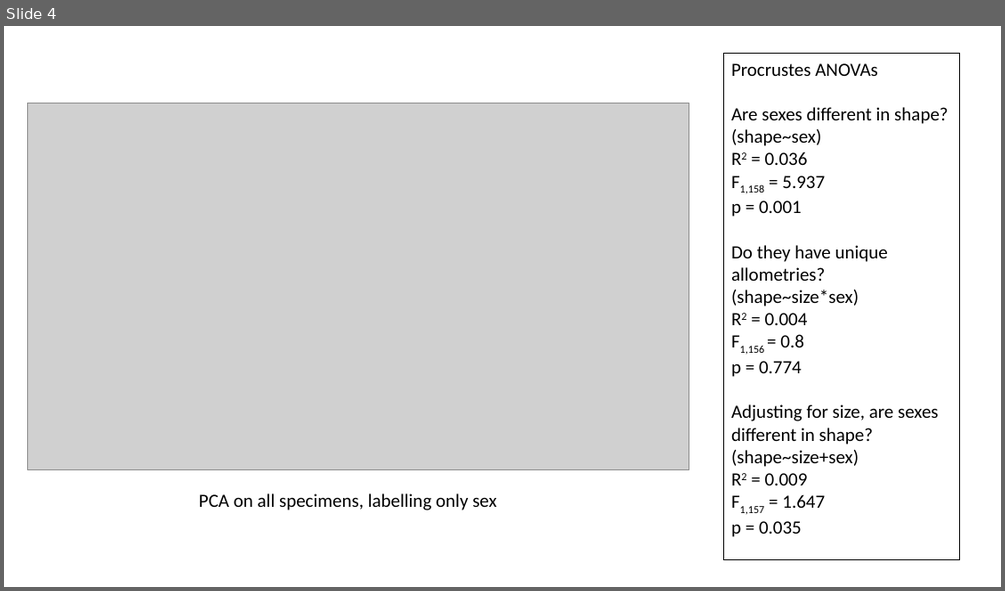
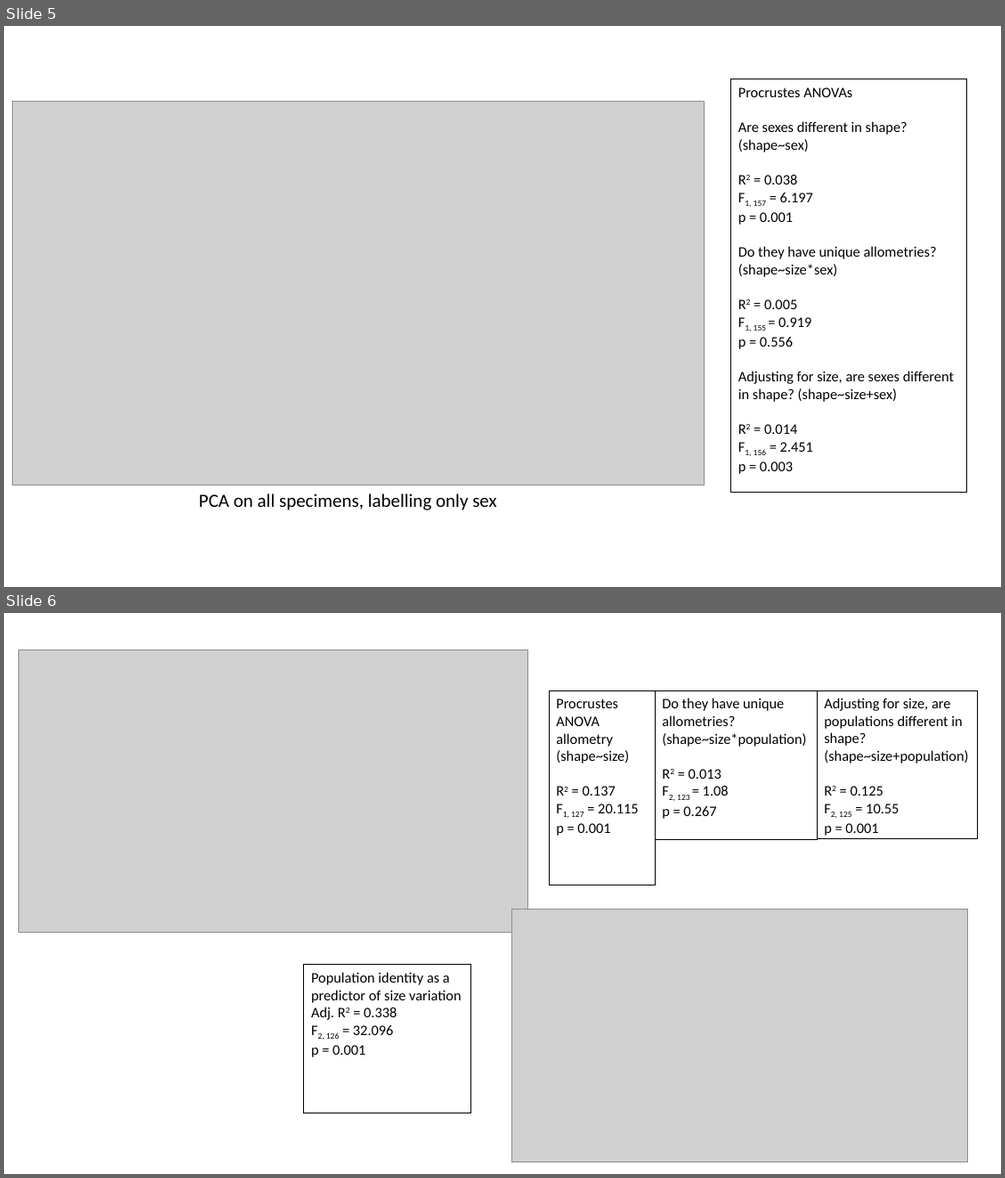
Before and after one commit to pietroviama/Viacavaetal_Antechinus, a slide deck: Figures/Antechinus_explofigures.pptx. Shown one above the other, each under a label of ours: slide 4 before the commit, slides 5 and 6 after it. The pictures are 1005x591 and 1005x1178 pixels, drawn with LibreOffice and Linux fonts; fonts in the diff are those of the drawing; grey boxes stand for pictures. Boxes give left, top, right and bottom in pixels: in the first picture for what was removed or moved away, otherwise in the second. Text is boxed around its words. In the diff, an @@ line names an element or a change of style, - is before the commit and + after.

```diff
--- a/Figures/Antechinus_explofigures.pptx
+++ b/Figures/Antechinus_explofigures.pptx
@@ slide 6 added at (4,613,1001,1174), background #FFFFFF @@
@@ picture added at (18,649,528,932) @@
@@ rectangle added at (550,690,655,884), outline #000000 0.75 pt, 14 pt, text #000000 @@
+Procrustes ANOVA allometry (shape~size)
+R2 = 0.137
+F1, 127 = 20.115
+p = 0.001
@@ rectangle added at (655,690,817,840), outline #000000 0.75 pt, 14 pt, text #000000 @@
+Do they have unique allometries? (shape~size*population)
+R2 = 0.013
+F2, 123 = 1.08
+p = 0.267
@@ rectangle added at (817,690,978,840), outline #000000 0.75 pt, 14 pt, text #000000 @@
+Adjusting for size, are populations different in shape? (shape~size+population)
+R2 = 0.125
+F2, 125 = 10.55
+p = 0.001
@@ picture added at (512,909,967,1161) @@
@@ rectangle added at (304,965,471,1113), outline #000000 0.75 pt, 14 pt, text #000000 @@
+Population identity as a predictor of size variation
+Adj. R2 = 0.338
+F2, 126 = 32.096
+p = 0.001
@@ what was slide 4 is now slide 5 @@
@@ slide 5 changed as well @@
@@ picture: place and size @@
-picture at (28,103,689,469)
+picture at (12,102,704,484)
@@ rectangle "Procrustes ANOVAs": place and size @@
-rectangle "Procrustes ANOVAs" at (724,54,961,560)
+rectangle "Procrustes ANOVAs" at (731,79,967,491)
@@ text in rectangle at (738,87,954,402): size 18 to 14 pt in "Procrustes ANOVAs", "Are sexes different in shape?", "(shape~sex)", "p = 0.001" and 2 more places @@
@@ text in rectangle at (753,175,813,206): text changed; size 18 to 14 pt @@
-R2 = 0.036
-F1,158 = 5.937
+R2 = 0.038
+F1, 157 = 6.197
@@ text in rectangle at (738,299,811,349): text changed; size 18 to 14 pt @@
-R2 = 0.004
-F1,156 = 0.8
-p = 0.774
+R2 = 0.005
+F1, 155 = 0.919
+p = 0.556
@@ text in rectangle at (738,424,813,474): text changed; size 18 to 14 pt @@
-R2 = 0.009
-F1,157 = 1.647
-p = 0.035
+R2 = 0.014
+F1, 156 = 2.451
+p = 0.003
```
Also in this commit, not shown: 3 other slides changed, 3 other slides added, 7 other files.
